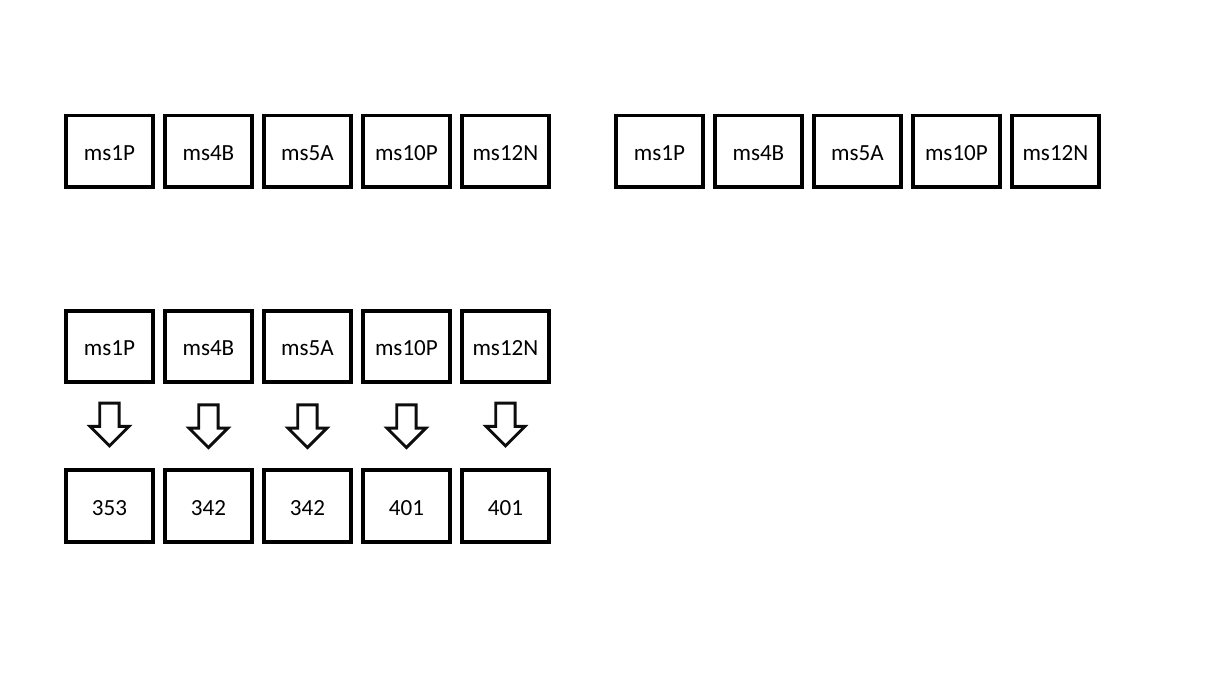
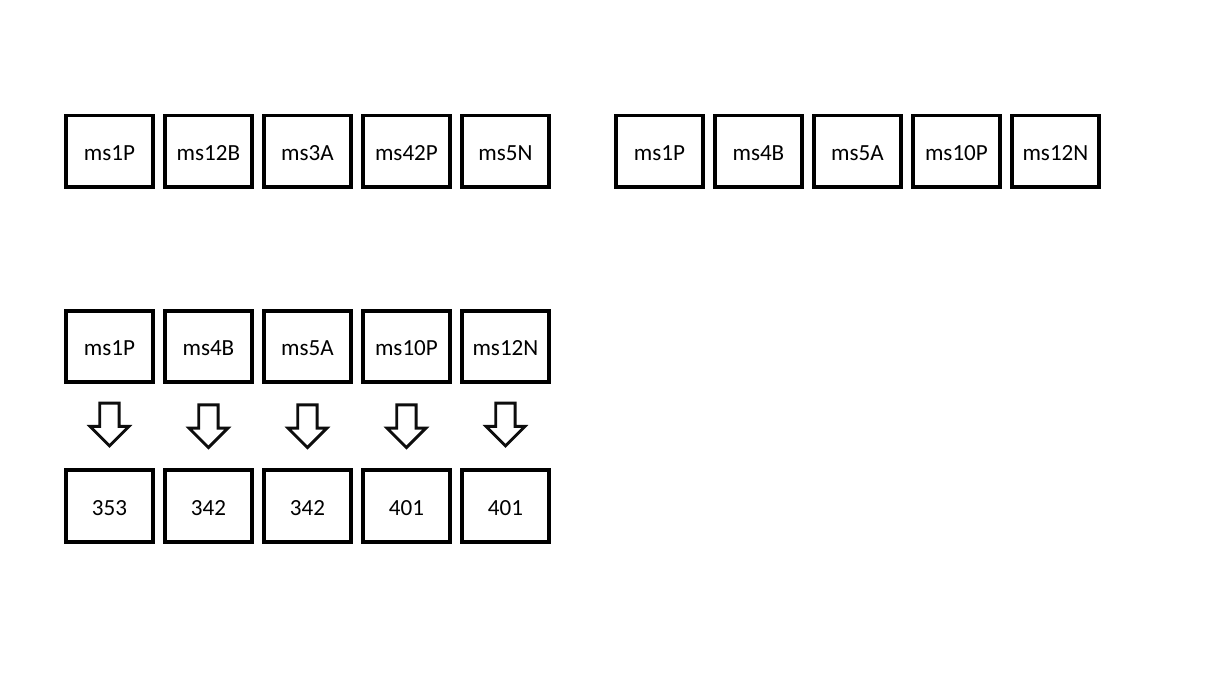
Before and after one commit to Azkina1123/UTS, a slide deck: slide 1 of Sumber/Ilustrasi Interpolation.pptx. Drawn at 1232x693 pixels with LibreOffice and Linux fonts; fonts in the diff are those of the drawing. Boxes give left, top, right and bottom in pixels: in the first picture for what was removed or moved away, otherwise in the second. Text is boxed around its words. In the diff, an @@ line names an element or a change of style, - is before the commit and + after.

```diff
--- a/Sumber/Ilustrasi Interpolation.pptx
+++ b/Sumber/Ilustrasi Interpolation.pptx
@@ text in rectangle at (177, 145, 240, 160): text changed @@
-ms4B
+ms12B
@@ text in rectangle at (281, 145, 334, 160): text changed @@
-ms5A
+ms3A
@@ text in rectangle at (375, 145, 438, 160): text changed @@
-ms10P
+ms42P
@@ text in rectangle at (478, 145, 532, 160): text changed @@
-ms12N
+ms5N
```
Also in this commit, not shown: 1 other file.
